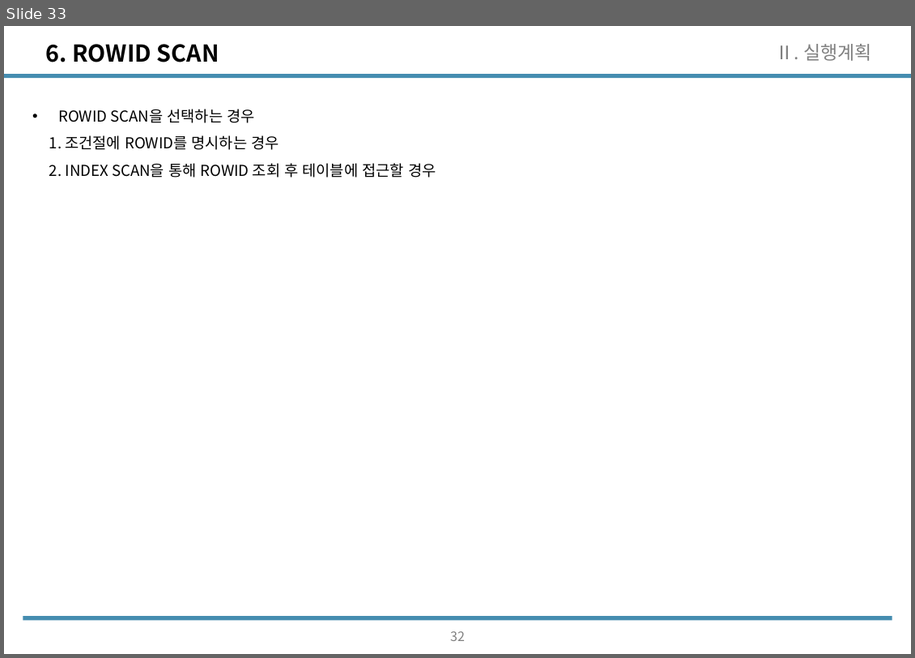
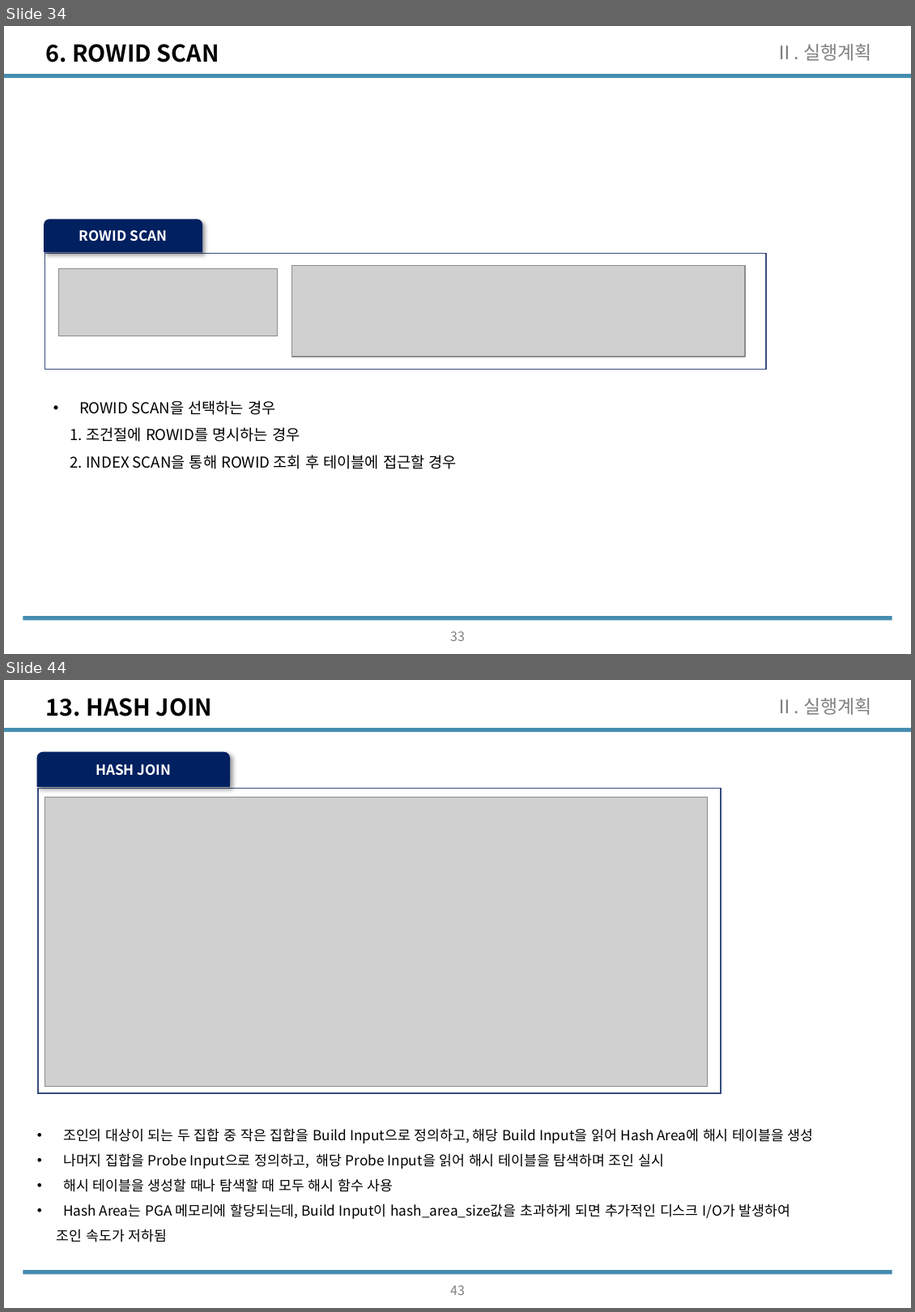
Before and after one commit to wooseok1152/SQL, a slide deck: SQL_seminar/SQL중상급활용_CH2.pptx. Shown one above the other, each under a label of ours: slide 33 before the commit, slides 34 and 44 after it; the slides between them are not shown. The pictures are 915x658 and 915x1312 pixels, drawn with LibreOffice and Linux fonts; fonts in the diff are those of the drawing; grey boxes stand for pictures. Boxes give left, top, right and bottom in pixels: in the first picture for what was removed or moved away, otherwise in the second. Text is boxed around its words. In the diff, an @@ line names an element or a change of style, - is before the commit and + after.

```diff
--- a/SQL_seminar/SQL중상급활용_CH2.pptx
+++ b/SQL_seminar/SQL중상급활용_CH2.pptx
@@ slide 44 added at (x1=4, y1=680, x2=911, y2=1308), background #FFFFFF; not listed: 2 template elements that a slide beside it also shows @@
@@ title added at (x1=45, y1=698, x2=212, y2=716), 20 pt, text #000000, bold @@
+13. HASH JOIN
@@ text added at (x1=776, y1=698, x2=872, y2=715), 16 pt, text #808080 @@
+Ⅱ. 실행계획
@@ freeform shape added at (x1=37, y1=752, x2=230, y2=786), fill #002060, outline #002060 0.75 pt, 12 pt, text #FFFFFF, bold @@
+HASH JOIN
@@ rectangle added at (x1=38, y1=788, x2=721, y2=1093), outline #374B7F 1 pt @@
@@ picture added at (x1=45, y1=797, x2=708, y2=1087) @@
@@ text added at (x1=57, y1=1128, x2=814, y2=1242), 12 pt, text #000000 @@
+• 조인의 대상이 되는 두 집합 중 작은 집합을 Build Input으로 정의하고, 해당 Build Input을 읽어 Hash Area에 해시 테이블을 생성
+• 나머지 집합을 Probe Input으로 정의하고, 해당 Probe Input을 읽어 해시 테이블을 탐색하며 조인 실시
+• 해시 테이블을 생성할 때나 탐색할 때 모두 해시 함수 사용
+• Hash Area는 PGA 메모리에 할당되는데, Build Input이 hash_area_size값을 초과하게 되면 추가적인 디스크 I/O가 발생하여
+조인 속도가 저하됨
@@ page number added at (x1=450, y1=1285, x2=465, y2=1295), 11.1 pt, text #808080 @@
+43
@@ what was slide 33 is now slide 34 @@
@@ slide 34 changed as well @@
@@ group added at (x1=44, y1=220, x2=766, y2=369): 2 pictures, 1 rectangle, 1 freeform shape @@
+ROWID SCAN
@@ text "ROWID SCAN을 선택하는 경우" moved from (x1=49, y1=109, x2=436, y2=177) to (x1=70, y1=400, x2=457, y2=469) @@
@@ page number at (x1=450, y1=631, x2=465, y2=641): text changed @@
-32
+33
```
Also in this commit, not shown: 4 other slides changed, 10 other slides added, 1 other file.
